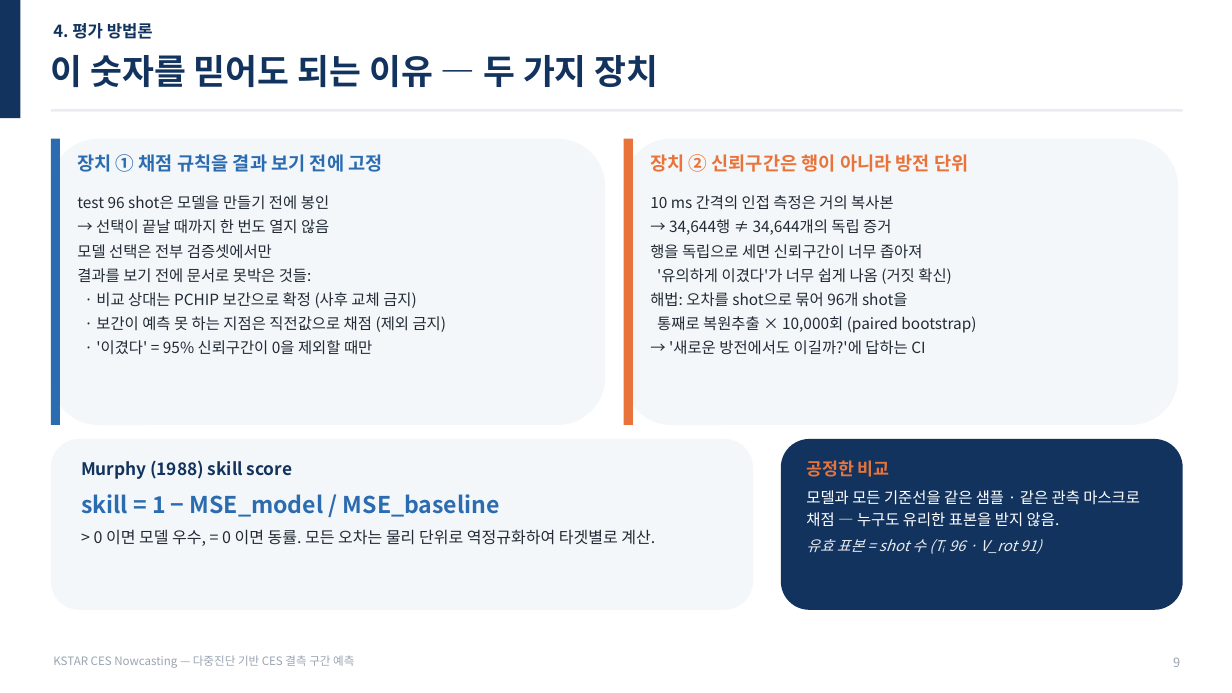
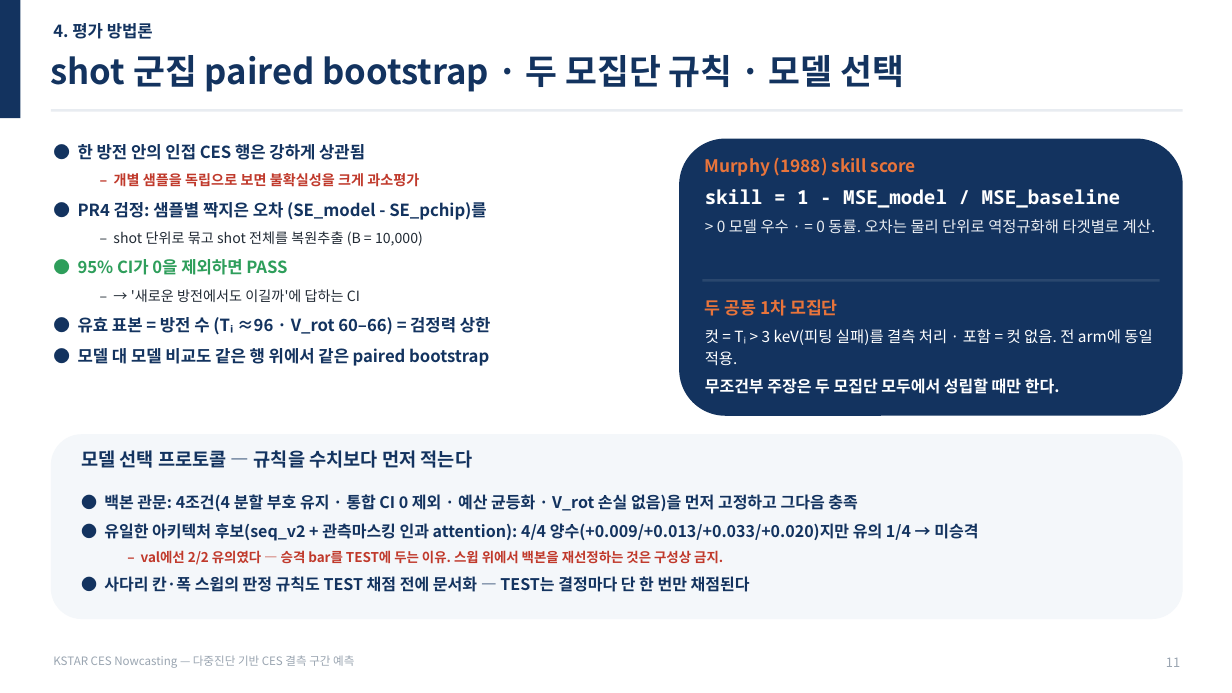
Before and after one commit to iseungsang01/ml-intern-revision, a slide deck: slide 12 of docs/presentation/KSTAR_CES_발표자료_20분.pptx (slide 10 before the commit). Drawn at 1232x693 pixels with LibreOffice and Linux fonts; fonts in the diff are those of the drawing. Boxes give left, top, right and bottom in pixels: in the first picture for what was removed or moved away, otherwise in the second. Text is boxed around its words. In the diff, an @@ line names an element or a change of style, - is before the commit and + after.

Commit message:
Rebuild all four presentation decks on the confirmed protocol (§8ab): seq_v2 main model, W=2 window control, two co-primary populations, B.1 gate, campaign-split survival, ladder+scaling, new defense Q&A; FIT/preview warnings 0; README updated

```diff
--- a/docs/presentation/KSTAR_CES_발표자료_20분.pptx
+++ b/docs/presentation/KSTAR_CES_발표자료_20분.pptx
@@ text at (x1=51, y1=55, x2=904, y2=92): text changed @@
-이 숫자를 믿어도 되는 이유 — 두 가지 장치
+shot 군집 paired bootstrap · 두 모집단 규칙 · 모델 선택
@@ text "● 한 방전 안의 인접 ..." moved from (x1=51, y1=139, x2=605, y2=425) to (x1=78, y1=144, x2=491, y2=366) @@
@@ text "● 한 방전 안의 인접 ..." at (x1=78, y1=144, x2=491, y2=366): fill #F4F7FA to none @@
@@ rectangle removed at (x1=51, y1=139, x2=60, y2=425) @@
@@ text at (x1=78, y1=144, x2=491, y2=366): text added @@
+● 한 방전 안의 인접 CES 행은 강하게 상관됨
+  – 개별 샘플을 독립으로 보면 불확실성을 크게 과소평가
+● PR4 검정: 샘플별 짝지은 오차 (SE_model - SE_pchip)를
+  – shot 단위로 묶고 shot 전체를 복원추출 (B = 10,000)
+● 95% CI가 0을 제외하면 PASS
+  – → '새로운 방전에서도 이길까'에 답하는 CI
+● 유효 표본 = 방전 수 (Tᵢ ≈96 · V_rot 60–66) = 검정력 상한
+● 모델 대 모델 비교도 같은 행 위에서 같은 paired bootstrap
@@ rectangle removed at (x1=624, y1=139, x2=633, y2=425) @@
@@ rounded rectangle resized from (x1=624, y1=139, x2=1178, y2=425) to (x1=679, y1=139, x2=1183, y2=416) @@
@@ rounded rectangle at (x1=679, y1=139, x2=1183, y2=416): fill #F4F7FA to #13335F @@
@@ text removed at (x1=77, y1=154, x2=383, y2=172) @@
-장치 ① 채점 규칙을 결과 보기 전에 고정
@@ text removed at (x1=650, y1=154, x2=968, y2=172) @@
-장치 ② 신뢰구간은 행이 아니라 방전 단위
@@ text "Murphy (1988) skill score" moved from (x1=81, y1=460, x2=655, y2=546) to (x1=705, y1=157, x2=1156, y2=234) @@
@@ text at (x1=705, y1=157, x2=916, y2=176): text colour #13335F to #E8743B in "Murphy (1988) skill score"; line spacing 1.22 to 1.2 @@
@@ text removed at (x1=77, y1=195, x2=447, y2=355) @@
-test 96 shot은 모델을 만들기 전에 봉인
-→ 선택이 끝날 때까지 한 번도 열지 않음
-모델 선택은 전부 검증셋에서만
-결과를 보기 전에 문서로 못박은 것들:
-· 비교 상대는 PCHIP 보간으로 확정 (사후 교체 금지)
-· 보간이 예측 못 하는 지점은 직전값으로 채점 (제외 금지)
-· '이겼다' = 95% 신뢰구간이 0을 제외할 때만
@@ text removed at (x1=650, y1=195, x2=976, y2=355) @@
-10 ms 간격의 인접 측정은 거의 복사본
-→ 34,644행 ≠ 34,644개의 독립 증거
-행을 독립으로 세면 신뢰구간이 너무 좁아져
-'유의하게 이겼다'가 너무 쉽게 나옴 (거짓 확신)
-해법: 오차를 shot으로 묶어 96개 shot을
-통째로 복원추출 × 10,000회 (paired bootstrap)
-→ '새로운 방전에서도 이길까?'에 답하는 CI
@@ text at (x1=705, y1=189, x2=1156, y2=234): text changed; size 12.5 to 12 pt; text colour #222B35 to #E8ECF1 @@
-skill = 1 − MSE_model / MSE_baseline
-> 0 이면 모델 우수, = 0 이면 동률. 모든 오차는 물리 단위로 역정규화하여 타겟별로 계산.
+skill = 1 - MSE_model / MSE_baseline
+> 0 모델 우수 · = 0 동률. 오차는 물리 단위로 역정규화해 타겟별로 계산.
@@ rectangle added at (x1=702, y1=279, x2=1160, y2=282), fill #2A476E @@
@@ text added at (x1=705, y1=299, x2=1152, y2=394), 12 pt, text #FFFFFF @@
+두 공동 1차 모집단
+컷 = Tᵢ > 3 keV(피팅 실패)를 결측 처리 · 포함 = 컷 없음. 전 arm에 동일 적용.
+무조건부 주장은 두 모집단 모두에서 성립할 때만 한다.
@@ rounded rectangle resized from (x1=51, y1=439, x2=753, y2=610) to (x1=51, y1=434, x2=1183, y2=619) @@
@@ rounded rectangle removed at (x1=781, y1=439, x2=1183, y2=610) @@
@@ text added at (x1=81, y1=450, x2=472, y2=468), 14.5 pt, text #13335F, bold @@
+모델 선택 프로토콜 — 규칙을 수치보다 먼저 적는다
@@ text removed at (x1=806, y1=460, x2=1140, y2=554) @@
-공정한 비교
-모델과 모든 기준선을 같은 샘플 · 같은 관측 마스크로 채점 — 누구도 유리한 표본을 받지 않음.
-유효 표본 = shot 수 (Tᵢ 96 · V_rot 91)
@@ text added at (x1=104, y1=494, x2=978, y2=592), 12.5 pt, text #13335F, bold @@
+● 백본 관문: 4조건(4 분할 부호 유지 · 통합 CI 0 제외 · 예산 균등화 · V_rot 손실 없음)을 먼저 고정하고 그다음 충족
+● 유일한 아키텍처 후보(seq_v2 + 관측마스킹 인과 attention): 4/4 양수(+0.009/+0.013/+0.033/+0.020)지만 유의 1/4 → 미승격
+  – val에선 2/2 유의였다 — 승격 bar를 TEST에 두는 이유. 스윕 위에서 백본을 재선정하는 것은 구성상 금지.
+● 사다리 칸·폭 스윕의 판정 규칙도 TEST 채점 전에 문서화 — TEST는 결정마다 단 한 번만 채점된다
@@ text at (x1=1166, y1=657, x2=1180, y2=667): text changed @@
-9
+11
```
Also in this commit, not shown: 14 other slides changed, 8 slides added, 8 slides removed, 9 other files.
